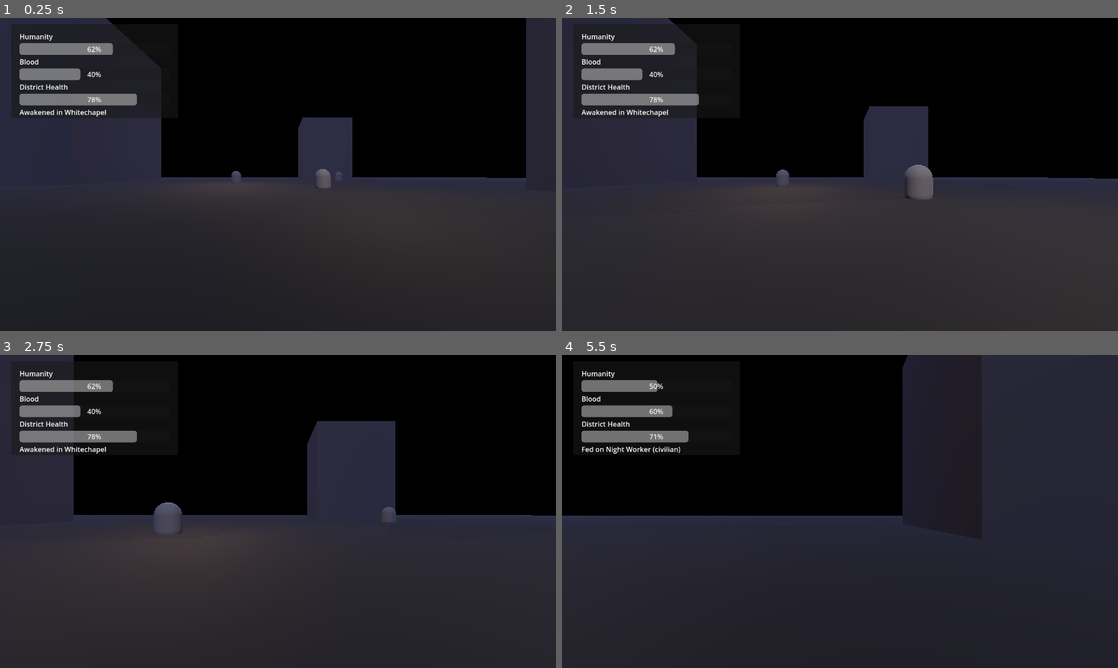
Above: before the commit, frames 1-4 (two rows, left to right).
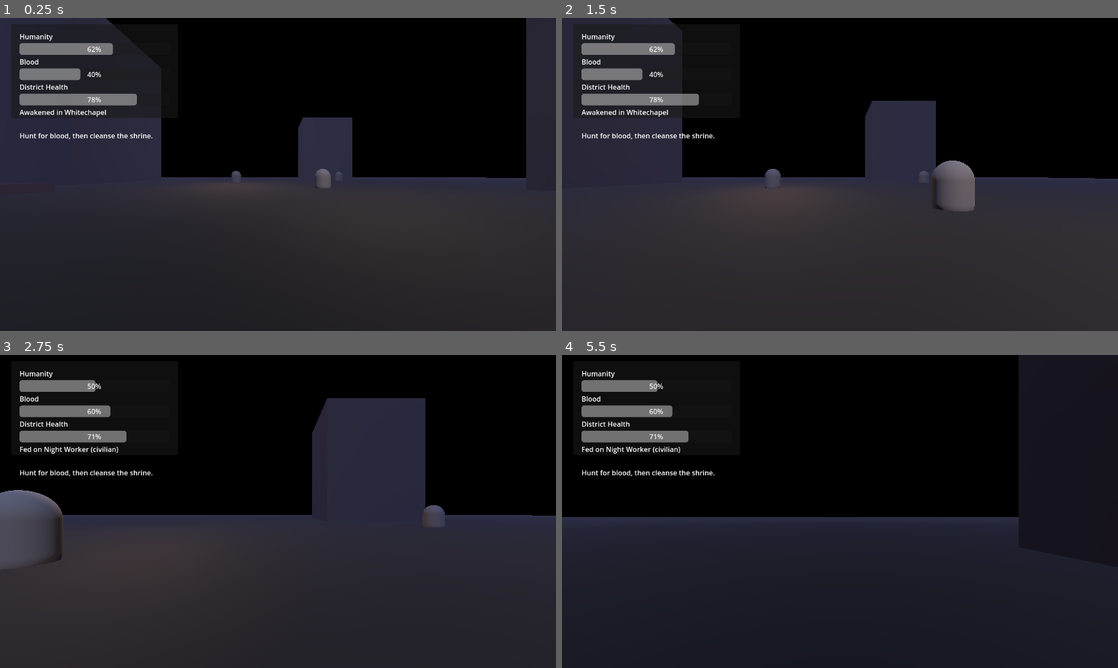
Above: after the commit, the same moments.

Repository: umpa9585-cell/VampireGame
Game: Godot game, scene res://scenes/Main.tscn
Same seed, same stepped clock (60 frames per second), same inputs: the game is played once before the commit and once after it.
Inputs (mouse positions are in pixels of both pictures, inside the frame that each line leads up to):
- Up to frame 1 (0.25 s): no input
- Up to frame 2 (1.5 s): tap Enter at 0.5 s; move the mouse to (867, 174) at 0.52 s; hold W (move_forward) from 0.53 s (still down); tap E (interact) at 0.6 s; tap Space (jump) at 0.77 s; tap Q (dash, bound only after the commit) at 0.8, 1.35 s; move the mouse to (812, 174) at 1.27 s
- Up to frame 3 (2.75 s): keep holding W (move_forward); tap Space (jump) at 1.52 s; tap E (interact) at 1.55, 2.1 s; move the mouse to (289, 505) at 2.02 s; tap Q (dash, bound only after the commit) at 2.3 s
- Up to frame 4 (5.5 s): keep holding W (move_forward); move the mouse to (834, 517) at 2.77 s; tap Q (dash, bound only after the commit) at 2.85, 3.8, 4.35, 5.3 s; tap Space (jump) at 3.02, 3.77, 4.52 s; tap E (interact) at 3.05, 3.6, 4.55, 5.1 s; move the mouse to (878, 514) at 3.52 s; move the mouse to (795, 508) at 4.27 s; move the mouse to (845, 511) at 5.02 s

The runs differ from the first frame. In frame 1, 0.2% of the frame differs, in the area x 3-28%, y 36-39%; in frame 2, 2.9%; in frame 3, 8.8%; in frame 4, 16%, in the area x 0-100%, y 0-62%.

Commit message:
Improve vertical slice interactions

Diff:
--- a/vertical_slice/project.godot
+++ b/vertical_slice/project.godot
@@ -42,6 +42,10 @@
 "deadzone": 0.5,
 "events": [Object(InputEventKey,"keycode":69)]
 }
+dash={
+"deadzone": 0.5,
+"events": [Object(InputEventKey,"keycode":81)]
+}
 
 [physics]
 3d/default_gravity=18.0
--- a/vertical_slice/scenes/Main.tscn
+++ b/vertical_slice/scenes/Main.tscn
@@ -1,9 +1,10 @@
-[gd_scene load_steps=18 format=3]
+[gd_scene load_steps=23 format=3]
 
 [ext_resource type="PackedScene" path="res://scenes/Player.tscn" id=1]
 [ext_resource type="PackedScene" path="res://scenes/NPC.tscn" id=2]
 [ext_resource type="Script" path="res://scripts/world.gd" id=3]
 [ext_resource type="Script" path="res://scripts/ui.gd" id=4]
+[ext_resource type="Script" path="res://scripts/ritual_site.gd" id=5]
 
 [sub_resource type="Environment" id=1]
 background_mode = 1
@@ -54,6 +55,23 @@
 albedo_color = Color(0.18, 0.18, 0.22, 1)
 roughness = 0.88
 
+[sub_resource type="BoxMesh" id=14]
+size = Vector3(4, 0.4, 4)
+
+[sub_resource type="StandardMaterial3D" id=15]
+albedo_color = Color(0.2, 0.12, 0.2, 1)
+roughness = 0.6
+
+[sub_resource type="CylinderMesh" id=16]
+height = 2.6
+bottom_radius = 0.3
+top_radius = 0.3
+radial_segments = 24
+
+[sub_resource type="StandardMaterial3D" id=17]
+albedo_color = Color(0.12, 0.1, 0.14, 1)
+roughness = 0.8
+
 [node name="Main" type="Node3D"]
 script = ExtResource(3)
 
@@ -160,6 +178,19 @@
 humanity_delta = 8
 blood_gain = 10
 
+[node name="RitualSite" type="Node3D" parent="."]
+position = Vector3(-10, 0.6, 6)
+script = ExtResource(5)
+
+[node name="Dais" type="MeshInstance3D" parent="RitualSite"]
+mesh = SubResource(14)
+material_override = SubResource(15)
+
+[node name="Obelisk" type="MeshInstance3D" parent="RitualSite"]
+mesh = SubResource(16)
+material_override = SubResource(17)
+translation = Vector3(0, 1.5, 0)
+
 [node name="CanvasLayer" type="CanvasLayer" parent="."]
 
 [node name="UI" type="Control" parent="CanvasLayer"]
@@ -205,3 +236,11 @@
 [node name="ActionLabel" type="Label" parent="CanvasLayer/UI/HUDPanel/VBox"]
 text = "Awakened in Whitechapel"
 autowrap_mode = 3
+
+[node name="HintLabel" type="Label" parent="CanvasLayer/UI/HUDPanel/VBox"]
+text = ""
+autowrap_mode = 3
+
+[node name="ObjectiveLabel" type="Label" parent="CanvasLayer/UI/HUDPanel/VBox"]
+text = "Hunt for blood, then cleanse the shrine."
+autowrap_mode = 3
--- a/vertical_slice/scenes/NPC.tscn
+++ b/vertical_slice/scenes/NPC.tscn
@@ -15,10 +15,20 @@
 radial_segments = 24
 radius = 0.2
 
-[sub_resource type="SphereShape3D" id=4]
+[sub_resource type="CylinderMesh" id=4]
+height = 0.75
+bottom_radius = 0.12
+top_radius = 0.12
+radial_segments = 16
+
+[sub_resource type="StandardMaterial3D" id=5]
+albedo_color = Color(0.3, 0.3, 0.35, 1)
+roughness = 0.92
+
+[sub_resource type="SphereShape3D" id=6]
 radius = 1.3
 
-[sub_resource type="CapsuleShape3D" id=5]
+[sub_resource type="CapsuleShape3D" id=7]
 radius = 0.35
 height = 1.1
 
@@ -34,13 +44,23 @@
 material_override = SubResource(2)
 translation = Vector3(0, 0.9, 0)
 
+[node name="LeftLeg" type="MeshInstance3D" parent="."]
+mesh = SubResource(4)
+material_override = SubResource(5)
+translation = Vector3(-0.18, -0.6, 0)
+
+[node name="RightLeg" type="MeshInstance3D" parent="."]
+mesh = SubResource(4)
+material_override = SubResource(5)
+translation = Vector3(0.18, -0.6, 0)
+
 [node name="InteractArea" type="Area3D" parent="."]
 monitoring = true
 collision_layer = 2
 collision_mask = 2
 
 [node name="CollisionShape3D" type="CollisionShape3D" parent="InteractArea"]
-shape = SubResource(4)
+shape = SubResource(6)
 
 [node name="CollisionShape3D" type="CollisionShape3D" parent="."]
-shape = SubResource(5)
+shape = SubResource(7)
--- a/vertical_slice/scenes/Player.tscn
+++ b/vertical_slice/scenes/Player.tscn
@@ -15,7 +15,7 @@
 [sub_resource type="StandardMaterial3D" id=3]
 albedo_color = Color(0.2, 0.2, 0.25, 1)
 metallic = 0.1
-roughness = 0.8
+roughness = 0.75
 
 [sub_resource type="SphereMesh" id=4]
 radial_segments = 24
@@ -31,7 +31,27 @@
 top_radius = 0.45
 radial_segments = 20
 
-[sub_resource type="SphereShape3D" id=7]
+[sub_resource type="CylinderMesh" id=7]
+height = 0.85
+bottom_radius = 0.12
+top_radius = 0.12
+radial_segments = 16
+
+[sub_resource type="StandardMaterial3D" id=8]
+albedo_color = Color(0.15, 0.15, 0.2, 1)
+roughness = 0.9
+
+[sub_resource type="CylinderMesh" id=9]
+height = 0.95
+bottom_radius = 0.14
+top_radius = 0.14
+radial_segments = 16
+
+[sub_resource type="StandardMaterial3D" id=10]
+albedo_color = Color(0.08, 0.08, 0.1, 1)
+roughness = 0.95
+
+[sub_resource type="SphereShape3D" id=11]
 radius = 1.5
 
 [node name="Player" type="CharacterBody3D"]
@@ -54,6 +74,28 @@
 material_override = SubResource(3)
 translation = Vector3(0, 1.05, 0)
 
+[node name="LeftArm" type="MeshInstance3D" parent="."]
+mesh = SubResource(7)
+material_override = SubResource(8)
+translation = Vector3(-0.55, 0.45, 0)
+rotation = Vector3(0, 0, 1.4)
+
+[node name="RightArm" type="MeshInstance3D" parent="."]
+mesh = SubResource(7)
+material_override = SubResource(8)
+translation = Vector3(0.55, 0.45, 0)
+rotation = Vector3(0, 0, -1.4)
+
+[node name="LeftLeg" type="MeshInstance3D" parent="."]
+mesh = SubResource(9)
+material_override = SubResource(10)
+translation = Vector3(-0.2, -0.75, 0)
+
+[node name="RightLeg" type="MeshInstance3D" parent="."]
+mesh = SubResource(9)
+material_override = SubResource(10)
+translation = Vector3(0.2, -0.75, 0)
+
 [node name="CameraPivot" type="Node3D" parent="."]
 translation = Vector3(0, 1.2, 0)
 
--- a/vertical_slice/scripts/npc.gd
+++ b/vertical_slice/scripts/npc.gd
@@ -18,6 +18,9 @@
 		world.register_feed(npc_type, humanity_delta, blood_gain, display_name)
 	_apply_fed_visuals()
 
+func get_interaction_hint() -> String:
+	return "Feed on %s" % display_name
+
 func _apply_fed_visuals() -> void:
 	if mesh.material_override:
 		var faded := mesh.material_override.duplicate()
--- a/vertical_slice/scripts/player.gd
+++ b/vertical_slice/scripts/player.gd
@@ -3,6 +3,9 @@
 @export var walk_speed := 4.5
 @export var run_speed := 7.5
 @export var jump_velocity := 6.0
+@export var dash_speed := 14.0
+@export var dash_duration := 0.18
+@export var dash_cooldown := 1.2
 @export var mouse_sensitivity := 0.0025
 
 @onready var camera_pivot: Node3D = $CameraPivot
@@ -11,6 +14,8 @@
 
 var gravity := ProjectSettings.get_setting("physics/3d/default_gravity")
 var interactable: Node = null
+var dash_timer := 0.0
+var dash_ready := 0.0
 
 func _ready() -> void:
 	Input.set_mouse_mode(Input.MOUSE_MODE_CAPTURED)
@@ -27,6 +32,10 @@
 		Input.set_mouse_mode(next_mode)
 
 func _physics_process(delta: float) -> void:
+	dash_ready = max(dash_ready - delta, 0.0)
+	if dash_timer > 0.0:
+		dash_timer -= delta
+
 	var direction := Vector3.ZERO
 	var forward := -camera_pivot.transform.basis.z
 	var right := camera_pivot.transform.basis.x
@@ -38,6 +47,12 @@
 	direction = direction.normalized()
 
 	var target_speed := run_speed if Input.is_action_pressed("sprint") else walk_speed
+	if Input.is_action_just_pressed("dash") and dash_ready <= 0.0:
+		dash_timer = dash_duration
+		dash_ready = dash_cooldown
+	if dash_timer > 0.0:
+		target_speed = dash_speed
+
 	velocity.x = direction.x * target_speed
 	velocity.z = direction.z * target_speed
 
@@ -57,8 +72,18 @@
 	var owner := area.get_parent()
 	if owner != self and owner.has_method("interact"):
 		interactable = owner
+		_update_interaction_hint(owner)
 
 func _on_area_exited(area: Area3D) -> void:
 	var owner := area.get_parent()
 	if owner == interactable:
 		interactable = null
+		_update_interaction_hint(null)
+
+func _update_interaction_hint(target: Node) -> void:
+	var world := get_tree().get_first_node_in_group("world")
+	if world and world.has_method("set_interaction_hint"):
+		var hint := "Press E to interact"
+		if target and target.has_method("get_interaction_hint"):
+			hint = target.get_interaction_hint()
+		world.set_interaction_hint(hint if target else "")
--- /dev/null
+++ b/vertical_slice/scripts/ritual_site.gd
@@ -0,0 +1,19 @@
+extends Node3D
+
+@export var humanity_boost := 12
+@export var blood_cost := 8
+@export var district_boost := 6
+@export var display_name := "Masquerade Shrine"
+
+var used := false
+
+func interact(player: Node) -> void:
+	if used:
+		return
+	used = true
+	var world := get_tree().get_first_node_in_group("world")
+	if world and world.has_method("register_ritual"):
+		world.register_ritual(humanity_boost, blood_cost, district_boost, display_name)
+
+func get_interaction_hint() -> String:
+	return "Perform ritual at %s" % display_name
--- a/vertical_slice/scripts/ui.gd
+++ b/vertical_slice/scripts/ui.gd
@@ -4,9 +4,17 @@
 @onready var blood_bar: ProgressBar = $HUDPanel/VBox/BloodBar
 @onready var district_bar: ProgressBar = $HUDPanel/VBox/DistrictBar
 @onready var action_label: Label = $HUDPanel/VBox/ActionLabel
+@onready var hint_label: Label = $HUDPanel/VBox/HintLabel
+@onready var objective_label: Label = $HUDPanel/VBox/ObjectiveLabel
 
 func update_values(humanity: int, blood: int, district: int, action_text: String) -> void:
 	humanity_bar.value = humanity
 	blood_bar.value = blood
 	district_bar.value = district
 	action_label.text = action_text
+
+func update_hint(hint_text: String) -> void:
+	hint_label.text = hint_text
+
+func update_objective(objective_text: String) -> void:
+	objective_label.text = objective_text
--- a/vertical_slice/scripts/world.gd
+++ b/vertical_slice/scripts/world.gd
@@ -10,6 +10,7 @@
 func _ready() -> void:
 	add_to_group("world")
 	_update_ui("Awakened in Whitechapel")
+	_set_objective("Hunt for blood, then cleanse the shrine.")
 
 func _process(delta: float) -> void:
 	drift_timer += delta
@@ -27,6 +28,20 @@
 	var action_text := "Fed on %s (%s)" % [display_name, npc_type]
 	_update_ui(action_text)
 
+func register_ritual(humanity_boost: int, blood_cost: int, district_boost: int, display_name: String) -> void:
+	humanity = clamp(humanity + humanity_boost, 0, 100)
+	blood = clamp(blood - blood_cost, 0, 100)
+	district_health = clamp(district_health + district_boost, 0, 100)
+	_update_ui("Ritual cleansed at %s" % display_name)
+
+func set_interaction_hint(hint_text: String) -> void:
+	if ui and ui.has_method("update_hint"):
+		ui.update_hint(hint_text)
+
+func _set_objective(objective_text: String) -> void:
+	if ui and ui.has_method("update_objective"):
+		ui.update_objective(objective_text)
+
 func _update_ui(action_text: String) -> void:
 	if ui and ui.has_method("update_values"):
 		ui.update_values(humanity, blood, district_health, action_text)
Not shown: 1 places in vertical_slice/scenes/NPC.tscn that only renumber resources
Not shown: 2 places in vertical_slice/scenes/Player.tscn that only renumber resources
Not shown, changed: README.md
